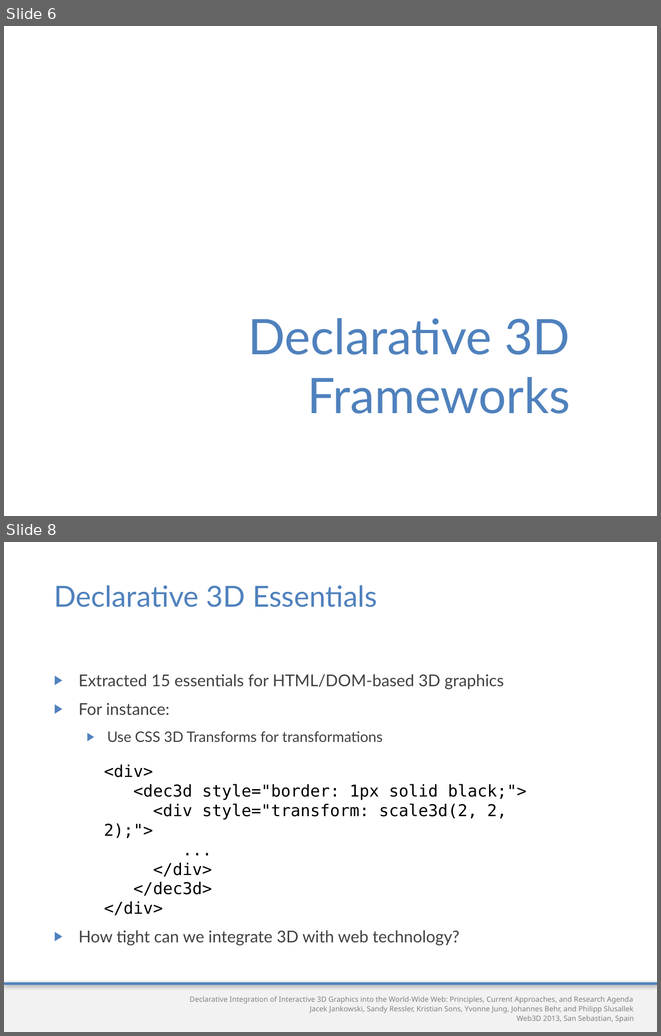
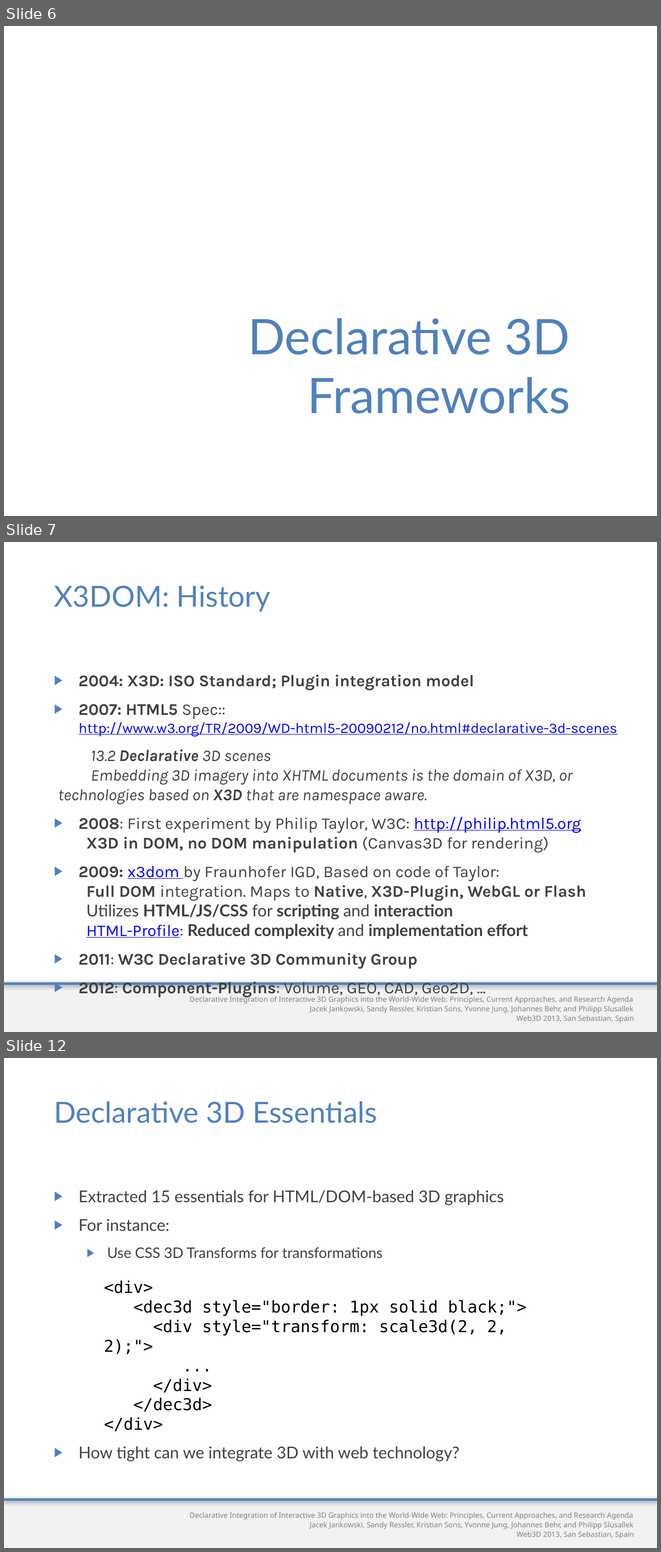
Before and after one commit to yjung/dec3d-docs, a slide deck: Web3D2013-Dec3D/Web3D2013Presentation.pptx. Shown one above the other, each under a label of ours: slides 6 and 8 before the commit, slides 6, 7 and 12 after it; the slides between them are not shown. The pictures are 661x1036 and 661x1552 pixels, drawn with LibreOffice and Linux fonts; fonts in the diff are those of the drawing; background and template pictures are left out. Boxes give left, top, right and bottom in pixels: in the first picture for what was removed or moved away, otherwise in the second. Text is boxed around its words. In the diff, an @@ line names an element or a change of style, - is before the commit and + after.

```diff
--- a/Web3D2013-Dec3D/Web3D2013Presentation.pptx
+++ b/Web3D2013-Dec3D/Web3D2013Presentation.pptx
@@ slide 7 added at (4, 542, 657, 1032), background #FFFFFF; not listed: 3 template elements that a slide beside it also shows @@
@@ title added at (54, 585, 271, 612), 32 pt, text #4F81BD @@
+X3DOM: History
@@ text added at (58, 674, 617, 969), 18 pt, text #404040 @@
+▶ 2004: X3D: ISO Standard; Plugin integration model
+▶ 2007: HTML5 Spec:: http://www.w3.org/TR/2009/WD-html5-20090212/no.html#declarative-3d-scenes
+13.2 Declarative 3D scenes
+Embedding 3D imagery into XHTML documents is the domain of X3D, or technologies based on X3D that are namespace aware.
+▶ 2008: First experiment by Philip Taylor, W3C: http://philip.html5.org
+  X3D in DOM, no DOM manipulation (Canvas3D for rendering)
+▶ 2009: x3dom by Fraunhofer IGD, Based on code of Taylor:
+  Full DOM integration. Maps to Native, X3D-Plugin, WebGL or Flash
+  Utilizes HTML/JS/CSS for scripting and interaction
+  HTML-Profile: Reduced complexity and implementation effort
+▶ 2011: W3C Declarative 3D Community Group
+▶ 2012: Component-Plugins: Volume, GEO, CAD, Geo2D, …
@@ what was slide 8 is now slide 12 @@
```
Also in this commit, not shown: 1 slide changed, 3 other slides added.
